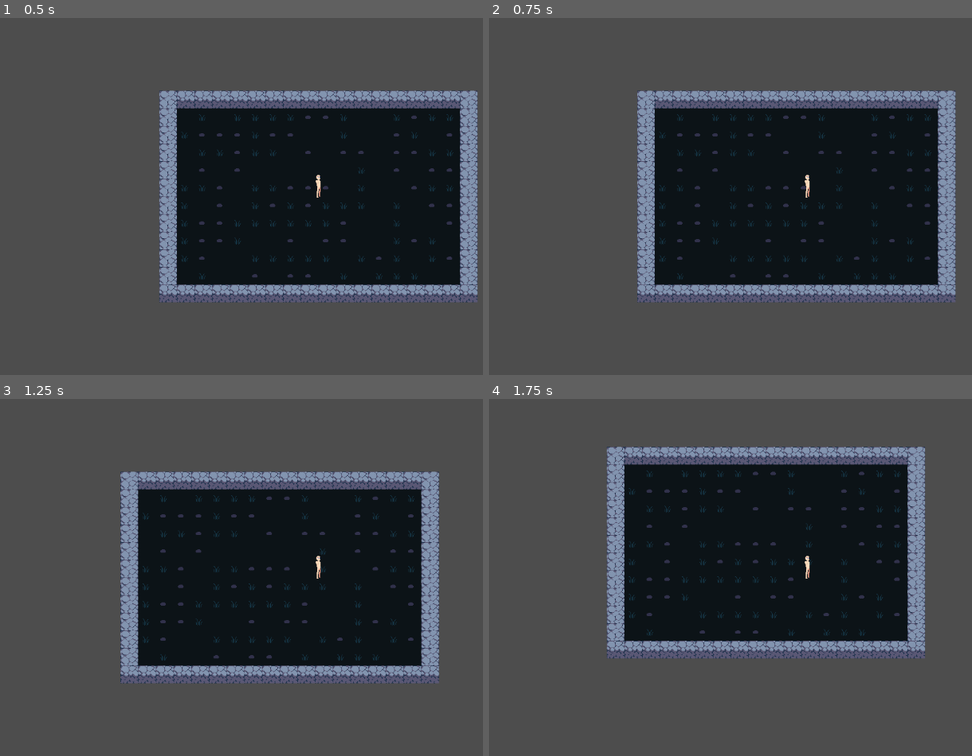
Above: before the commit, frames 1-4 (two rows, left to right).
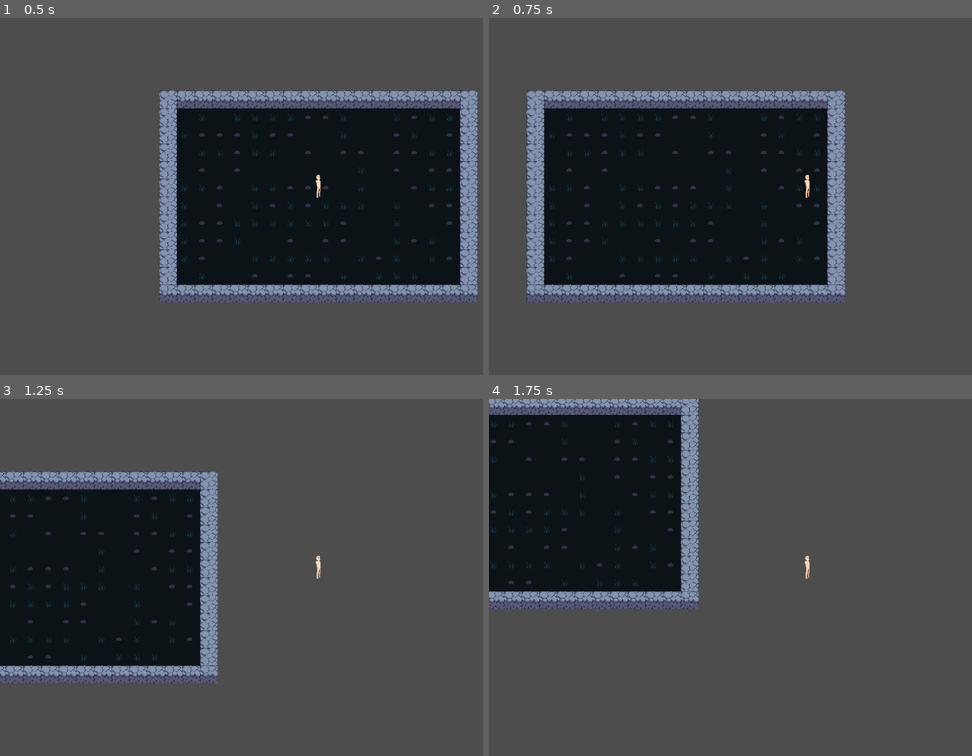
Above: after the commit, the same moments.

Repository: bertyom/Roguelike-Proj
Game: Godot game, scene res://Scene/test_map.tscn
Two runs of this game, one before a commit and one after it. Both use one fixed random seed, a clock stepped at 60 frames per second and the inputs below.
Inputs (mouse positions are in pixels of both pictures, inside the frame that each line leads up to):
- Up to frame 1 (0.5 s): no input
- Up to frame 2 (0.75 s): tap Enter at 0.5 s; move the mouse to (947, 178) at 0.52 s; hold Keypad 6 (MOVE_RIGHT) from 0.53 s (still down); tap Space (MOVE_DASH) at 0.6 s
- Up to frame 3 (1.25 s): keep holding Keypad 6 (MOVE_RIGHT)
- Up to frame 4 (1.75 s): move the mouse to (682, 595) at 1.27 s; release Keypad 6 (MOVE_RIGHT) at 1.28 s; hold Keypad 2 (MOVE_DOWN) from 1.28 s (still down); tap Space (MOVE_DASH) at 1.35 s

Frame 1 is identical in both runs. In frame 2, 33% of the frame differs, in the area x 7-97%, y 20-80%; in frame 3, 46%; in frame 4, 51%, in the area x 0-91%, y 0-73%.

Commit message:
Fix dashing, prepare weapon manager for porting

Diff:
--- a/Scene/Entity/player.gd
+++ b/Scene/Entity/player.gd
@@ -3,12 +3,12 @@
 #region Variables
 #State machine enums
 enum PlayerStates {IDLE, WALK, SPRINT, DASH, ATTACK}
-enum WeaponStates {NONE, MELEE, RANGED}
+enum WeaponStates {NONE, FIRST, SECOND}
 
 #Player stats
-@export var walk_speed := 100.0
-@export var sprint_speed := 200.0
-@export var dash_speed := 500.0
+@export var walk_speed := 300.0
+@export var sprint_speed := 600.0
+@export var dash_speed := 1500.0
 @export var dash_duration := 0.2
 @export var dash_cooldown := 1.0
 
@@ -17,12 +17,13 @@
 var current_weapon: int = WeaponStates.NONE
 
 # Input variables
-@export var input_vector: Vector2 = Vector2.ZERO
-@export var mouse_position: Vector2 = Vector2.ZERO
+@export var input_vector := Vector2.ZERO
+@export var mouse_position := Vector2.ZERO
+@export var dash_direction := Vector2.ZERO
 
 # Node references
 @onready var body_animation_tree: AnimationTree = $Sprites/AnimationTree
-@onready var animation_player := $AnimationPlayer
+@onready var animation_player := body_animation_tree.get_node("AnimationPlayer")
 @onready var body_sprite: Sprite2D = $Sprites/Body
 @onready var weapon_manager: Node2D = $WeaponManager
 @onready var dash_timer: Timer = %Dash
@@ -31,30 +32,14 @@
 
 func _ready():
 	dash_timer.wait_time = dash_duration
-	dash_cooldown_timer.wait_time = dash_cooldown
+	dash_cooldown_timer.wait_time = dash_duration + dash_cooldown
+
+	dash_timer.connect("timeout", _on_dash_timer_timeout)
 
 func _physics_process(delta):
 	_handle_input()
 	_update_state()
 	_move()
-
-func _handle_input():
-	input_vector = Vector2(
-	Input.get_action_strength("MOVE_RIGHT") - Input.get_action_strength("MOVE_LEFT"),
-	Input.get_action_strength("MOVE_DOWN") - Input.get_action_strength("MOVE_UP")
-	).normalized()
-
-	mouse_position = get_global_mouse_position()
-
-func _move():
-	var speed = walk_speed
-	if current_state == PlayerStates.SPRINT:
-		speed = sprint_speed
-	elif current_state == PlayerStates.DASH:
-		speed = dash_speed
-
-	velocity = input_vector * speed
-	move_and_slide()
 
 func _update_state():
 	if current_state == PlayerStates.DASH:
@@ -66,3 +51,46 @@
 		current_state = PlayerStates.SPRINT
 	else:
 		current_state = PlayerStates.WALK
+
+func _handle_input():
+	input_vector = Vector2(
+	Input.get_action_strength("MOVE_RIGHT") - Input.get_action_strength("MOVE_LEFT"),
+	Input.get_action_strength("MOVE_DOWN") - Input.get_action_strength("MOVE_UP")
+	).normalized()
+
+	mouse_position = get_global_mouse_position()
+
+	if Input.is_action_just_pressed("MOVE_DASH") and current_state != PlayerStates.DASH and dash_cooldown_timer.is_stopped():
+		_initiate_dash()
+
+#region Movement
+func _move():
+	var speed = walk_speed
+	match current_state:
+		PlayerStates.SPRINT:
+			speed = sprint_speed
+		PlayerStates.DASH:
+			speed = dash_speed
+
+	if current_state == PlayerStates.DASH:
+		velocity = dash_direction * speed
+	else:
+		velocity = input_vector * speed
+
+	move_and_slide()
+
+func _initiate_dash():
+	current_state = PlayerStates.DASH
+
+	if input_vector != Vector2.ZERO:
+		dash_direction = input_vector
+	else:
+		dash_direction = (mouse_position - global_position).normalized()
+
+	dash_timer.start()
+	dash_cooldown_timer.start()
+
+func _on_dash_timer_timeout():
+	current_state = PlayerStates.IDLE
+	dash_direction = Vector2.ZERO
+#endregion
--- a/project.godot
+++ b/project.godot
@@ -66,6 +66,21 @@
 "events": [Object(InputEventKey,"resource_local_to_scene":false,"resource_name":"","device":-1,"window_id":0,"alt_press …(191 unchanged characters)…
 ]
 }
+WEAPON_FIRST={
+"deadzone": 0.5,
+"events": [Object(InputEventKey,"resource_local_to_scene":false,"resource_name":"","device":-1,"window_id":0,"alt_pressed":false,"shift_pressed":false,"ctrl_pressed":false,"meta_pressed":false,"pressed":false,"keycode":0,"physical_keycode":81,"key_label":0,"unicode":113,"location":0,"echo":false,"script":null)
+]
+}
+WEAPON_SECOND={
+"deadzone": 0.5,
+"events": [Object(InputEventKey,"resource_local_to_scene":false,"resource_name":"","device":-1,"window_id":0,"alt_pressed":false,"shift_pressed":false,"ctrl_pressed":false,"meta_pressed":false,"pressed":false,"keycode":0,"physical_keycode":69,"key_label":0,"unicode":101,"location":0,"echo":false,"script":null)
+]
+}
+WEAPON_ATTACK={
+"deadzone": 0.5,
+"events": [Object(InputEventMouseButton,"resource_local_to_scene":false,"resource_name":"","device":-1,"window_id":0,"alt_pressed":false,"shift_pressed":false,"ctrl_pressed":false,"meta_pressed":false,"button_mask":0,"position":Vector2(0, 0),"global_position":Vector2(0, 0),"factor":1.0,"button_index":1,"canceled":false,"pressed":false,"double_click":false,"script":null)
+]
+}
 
 [layer_names]
 
